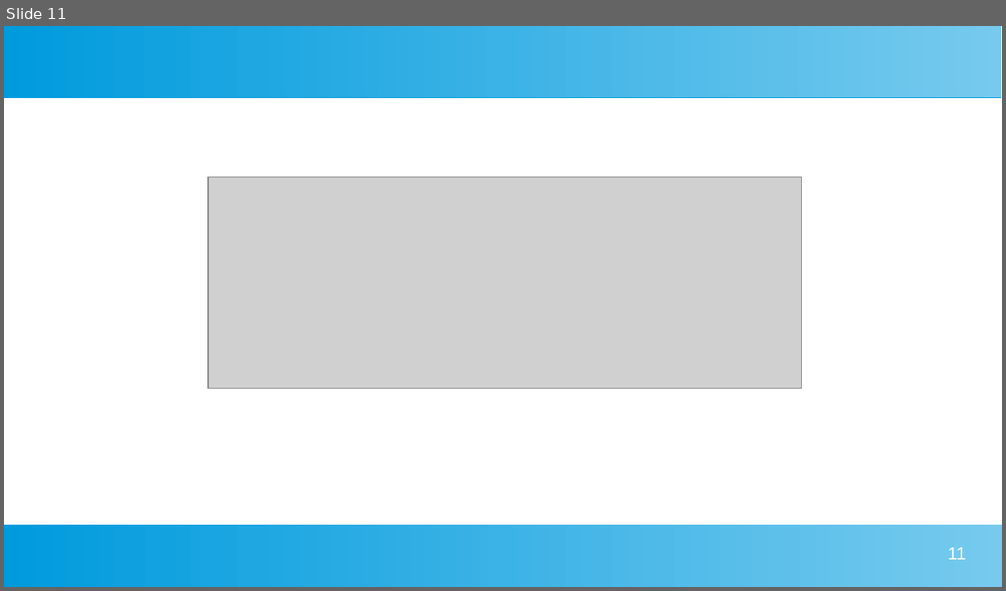
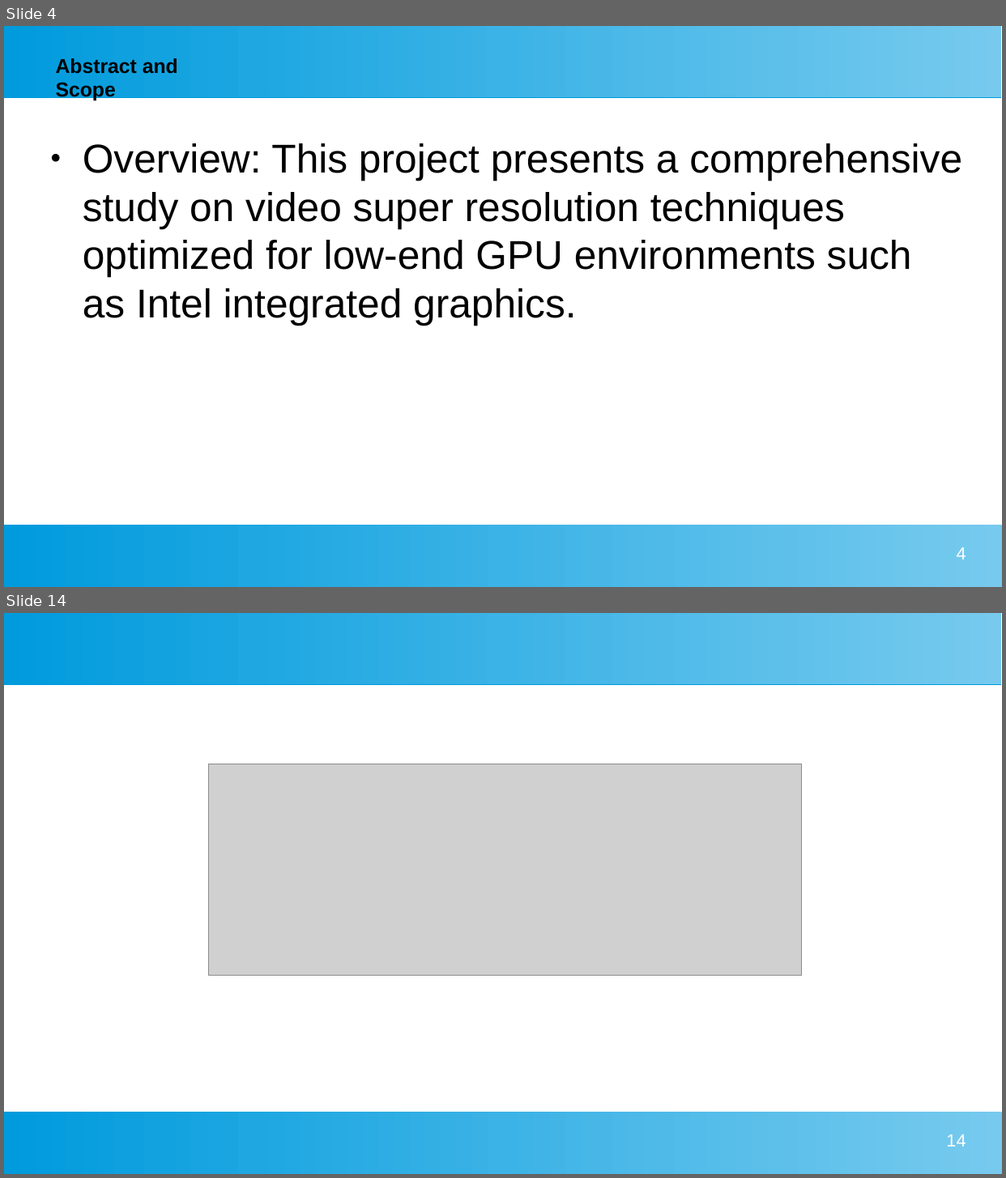
Before and after one commit to pradeepkdlkrni/sem4_project_submissions, a slide deck: submission/phase1/powerPoint/vsr.ppsx. Shown one above the other, each under a label of ours: slide 11 before the commit, slides 4 and 14 after it; the slides between them are not shown. The pictures are 1006x591 and 1006x1178 pixels, drawn with LibreOffice and Linux fonts; fonts in the diff are those of the drawing; grey boxes stand for pictures. Boxes give left, top, right and bottom in pixels: in the first picture for what was removed or moved away, otherwise in the second. Text is boxed around its words. In the diff, an @@ line names an element or a change of style, - is before the commit and + after.

```diff
--- a/submission/phase1/powerPoint/vsr.ppsx
+++ b/submission/phase1/powerPoint/vsr.ppsx
@@ slide 4 added at [4,26,1002,587], background #FFFFFF; not listed: 2 template elements that a slide beside it also shows @@
@@ text added at [56,58,178,102], 16 pt, text #000000, bold @@
+Abstract and Scope
@@ text added at [83,143,962,326], 32 pt, text #000000 @@
+● Overview: This project presents a comprehensive study on video super resolution techniques optimized for low-end GPU environments such as Intel integrated graphics.
@@ page number added at [957,548,966,560], 14 pt, text #FFFFFF @@
+4
@@ what was slide 11 is now slide 14 @@
@@ page number at [946,1135,965,1147]: text changed @@
-11
+14
```
Also in this commit, not shown: 7 slides changed, 10 other slides added, 3 slides removed.
